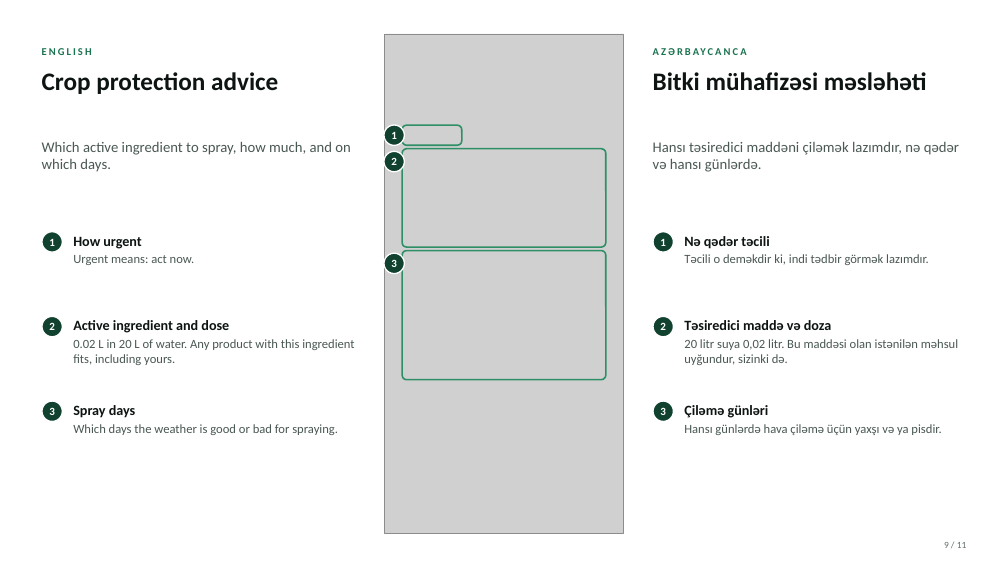
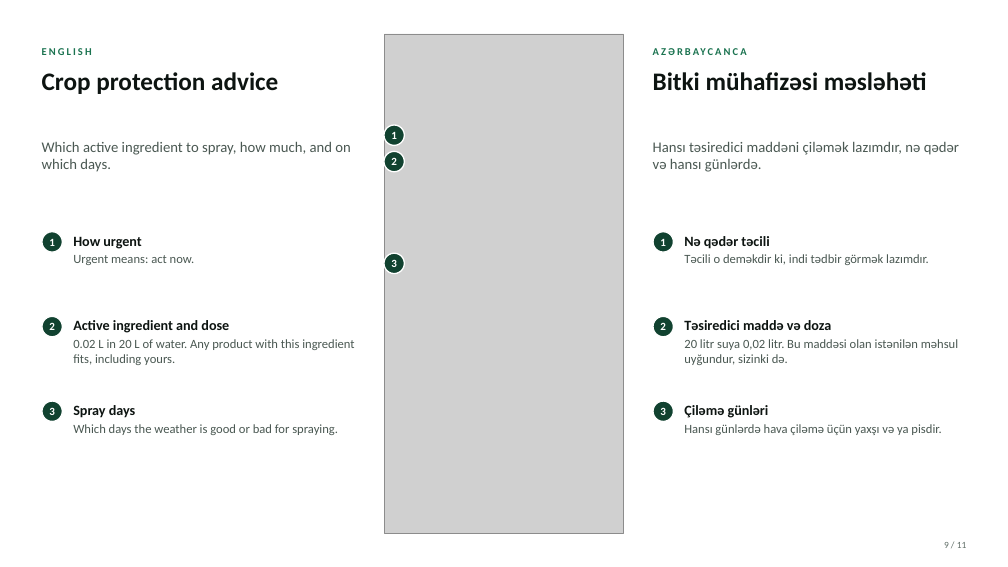
Before and after one commit to romainbigare/white-label-mockup, a slide deck: slide 9 of docs/Wafra_Farm_Health_and_Advice_v1.7.1.pptx. Drawn at 1008x567 pixels with LibreOffice and Linux fonts; fonts in the diff are those of the drawing; grey boxes stand for pictures. Boxes give left, top, right and bottom in pixels: in the first picture for what was removed or moved away, otherwise in the second. Text is boxed around its words. In the diff, an @@ line names an element or a change of style, - is before the commit and + after.

```diff
--- a/docs/Wafra_Farm_Health_and_Advice_v1.7.1.pptx
+++ b/docs/Wafra_Farm_Health_and_Advice_v1.7.1.pptx
@@ rounded rectangle removed at bbox=[402, 126, 462, 146] @@
@@ rounded rectangle removed at bbox=[402, 149, 606, 247] @@
@@ rounded rectangle removed at bbox=[402, 250, 606, 380] @@
```
Also in this commit, not shown: 8 other slides changed, 1 other file.
